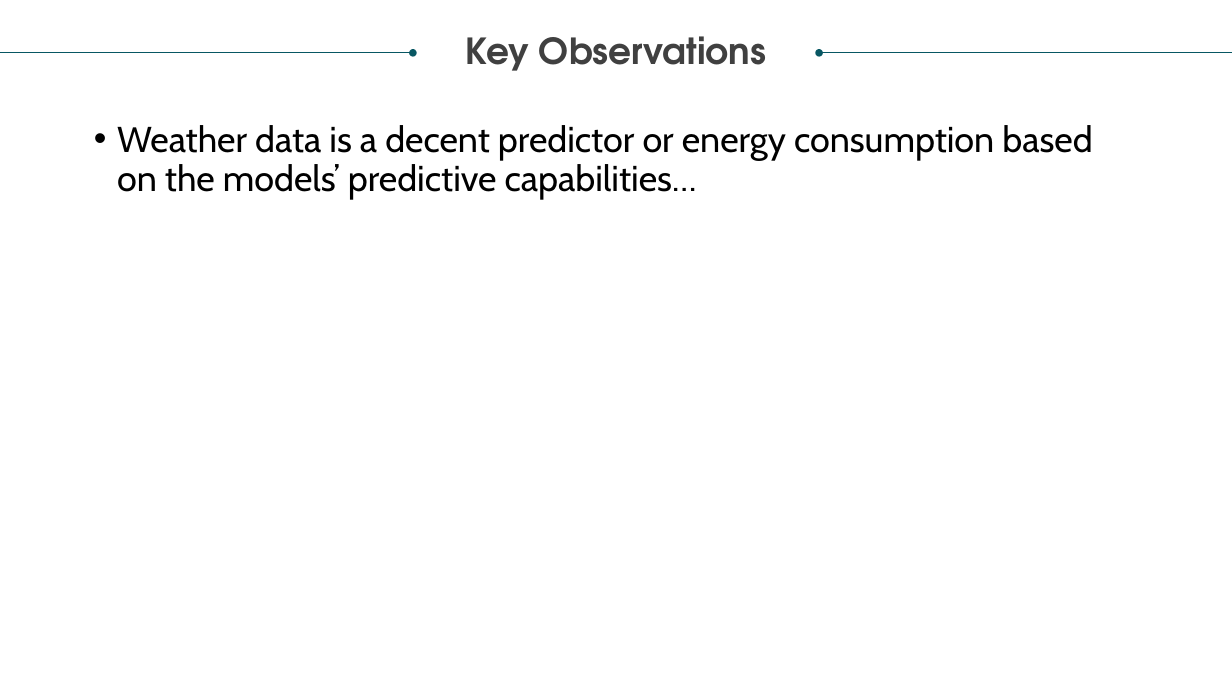
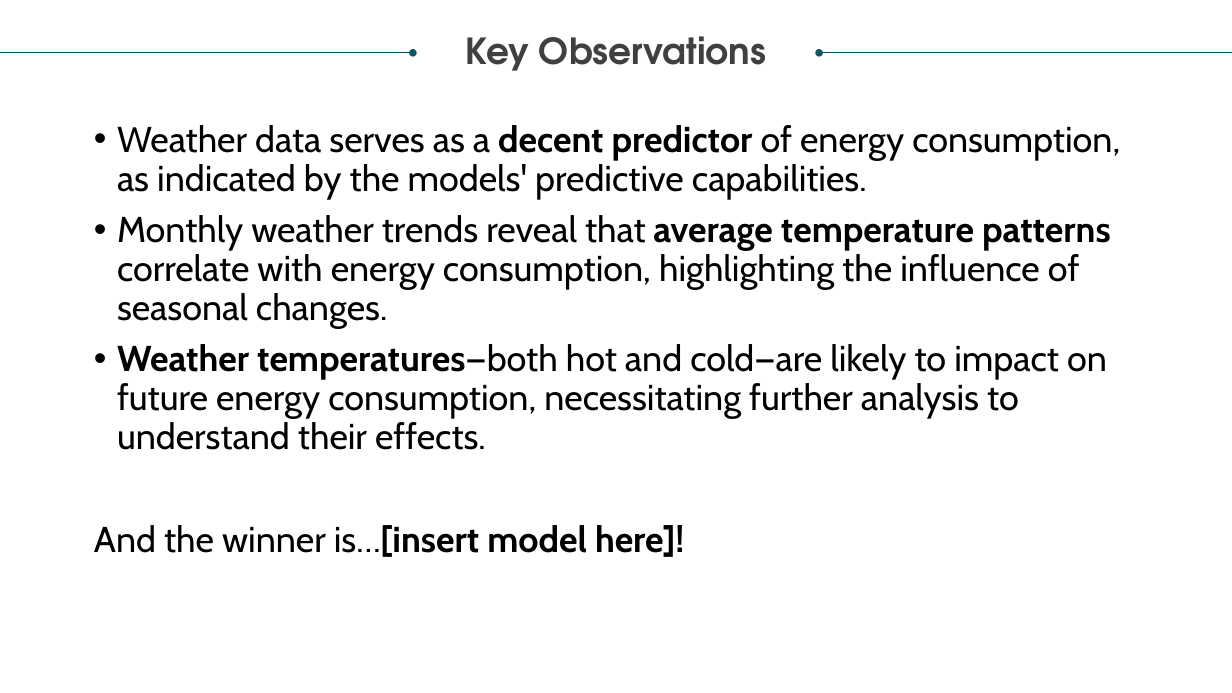
Before and after one commit to jcbritton/Weather_vs_Energy_Consumption, a slide deck: slide 11 of Project 4 Presentation.pptx (slide 7 before the commit). Drawn at 1232x693 pixels with LibreOffice and Linux fonts; fonts in the diff are those of the drawing. Boxes give left, top, right and bottom in pixels: in the first picture for what was removed or moved away, otherwise in the second. Text is boxed around its words. In the diff, an @@ line names an element or a change of style, - is before the commit and + after.

Commit message:
updated slides with LSTM model info

```diff
--- a/Project 4 Presentation.pptx
+++ b/Project 4 Presentation.pptx
@@ text at <box>94,125,1120,557</box>: text changed @@
-• Weather data is a decent predictor or energy consumption based on the models’ predictive capabilities…
+• Weather data serves as a decent predictor of energy consumption, as indicated by the models' predictive capabilities.
+• Monthly weather trends reveal that average temperature patterns correlate with energy consumption, highlighting the influence of seasonal changes.
+• Weather temperatures—both hot and cold—are likely to impact on future energy consumption, necessitating further analysis to understand their effects.
+And the winner is…[insert model here]!
```
Also in this commit, not shown: 2 other slides changed, 4 slides added.
